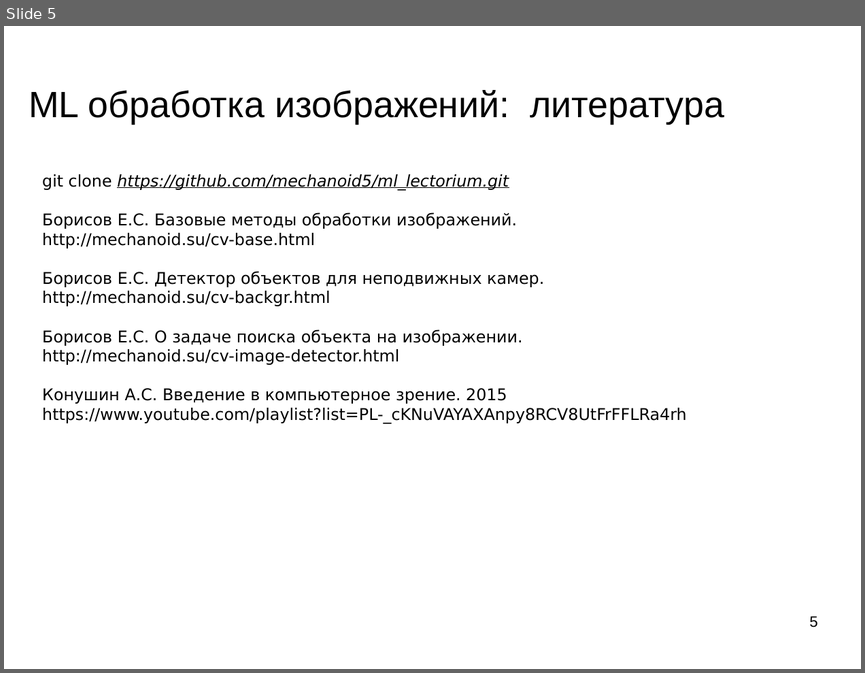
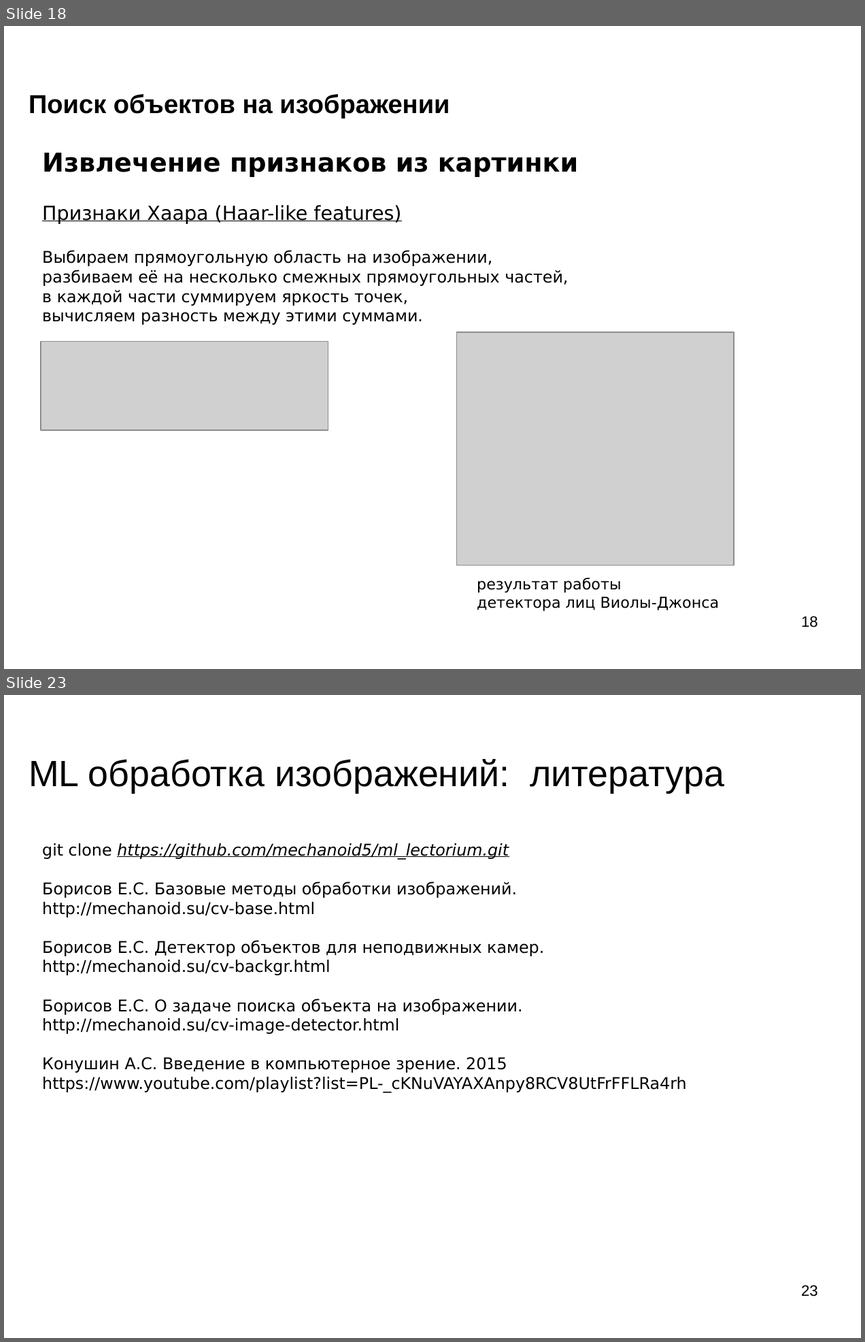
Before and after one commit to mechanoid5/ml_lectorium_2023_I, a slide deck: 20-img-proc.odp. Shown one above the other, each under a label of ours: slide 5 before the commit, slides 18 and 23 after it; the slides between them are not shown. The pictures are 865x673 and 865x1342 pixels, drawn with LibreOffice and Linux fonts; fonts in the diff are those of the drawing; grey boxes stand for pictures; background and template pictures are left out. Boxes give left, top, right and bottom in pixels: in the first picture for what was removed or moved away, otherwise in the second. Text is boxed around its words. In the diff, an @@ line names an element or a change of style, - is before the commit and + after.

```diff
--- a/20-img-proc.odp
+++ b/20-img-proc.odp
@@ slide 18 added at (4,26,861,669), background picture (left out) @@
@@ title added at (28,94,449,118), 24 pt, text #000000, bold @@
+Поиск объектов на изображении
@@ text added at (42,152,578,325), 15 pt, text #000000 @@
+Извлечение признаков из картинки
+Признаки Хаара (Haar-like features)
+Выбираем прямоугольную область на изображении,
+разбиваем её на несколько смежных прямоугольных частей,
+в каждой части суммируем яркость точек,
+вычисляем разность между этими суммами.
@@ picture added at (41,342,328,431) @@
@@ picture added at (458,332,734,566) @@
@@ text added at (477,577,719,611), 14 pt, text #000000 @@
+результат работы
+детектора лиц Виолы-Джонса
@@ page number added at (801,616,818,627), 14 pt, text #000000 @@
+18
@@ what was slide 5 is now slide 23 @@
@@ page number at (801,1285,818,1296): text changed @@
-5
+23
```
Also in this commit, not shown: 1 slide changed, 17 other slides added, 47 other files.
